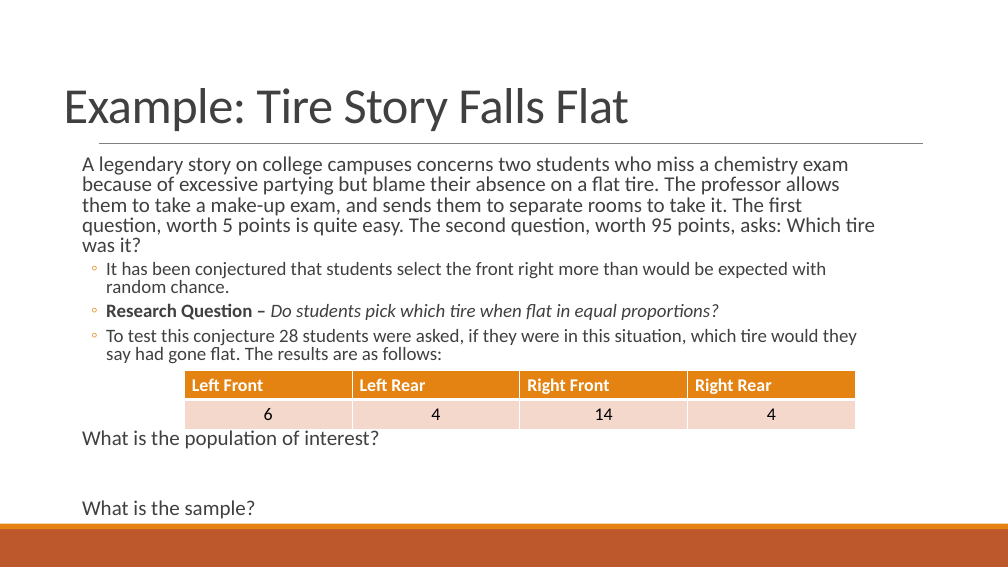
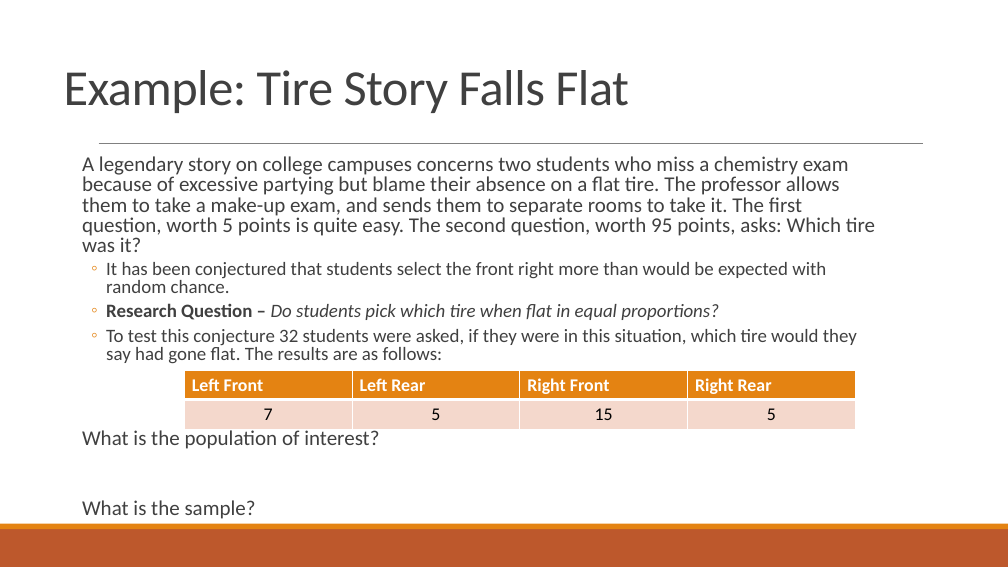
Before and after one commit to alisonkleffner/presentations, a slide deck: slide 6 of job/teaching/teaching-demonstration2.pptx. Drawn at 1008x567 pixels with LibreOffice and Linux fonts; fonts in the diff are those of the drawing. Boxes give left, top, right and bottom in pixels: in the first picture for what was removed or moved away, otherwise in the second. Text is boxed around its words. In the diff, an @@ line names an element or a change of style, - is before the commit and + after.

```diff
--- a/job/teaching/teaching-demonstration2.pptx
+++ b/job/teaching/teaching-demonstration2.pptx
@@ title "Example: Tire Story Falls Flat": place and size @@
-title "Example: Tire Story Falls Flat" at [64,88,629,131]
+title "Example: Tire Story Falls Flat" at [64,70,629,113]
@@ text at [106,329,857,364]: text changed @@
-  ◦ To test this conjecture 28 students were asked, if they were in this situation, which tire would they say had gone flat. The results are as follows:
+  ◦ To test this conjecture 32 students were asked, if they were in this situation, which tire would they say had gone flat. The results are as follows:
@@ table at [185,371,856,429] @@
-row 2: 6 | 4 | 14 | 4
+row 2: 7 | 5 | 15 | 5
```
Also in this commit, not shown: 10 other slides changed, 3 slides added, 2 other files.
